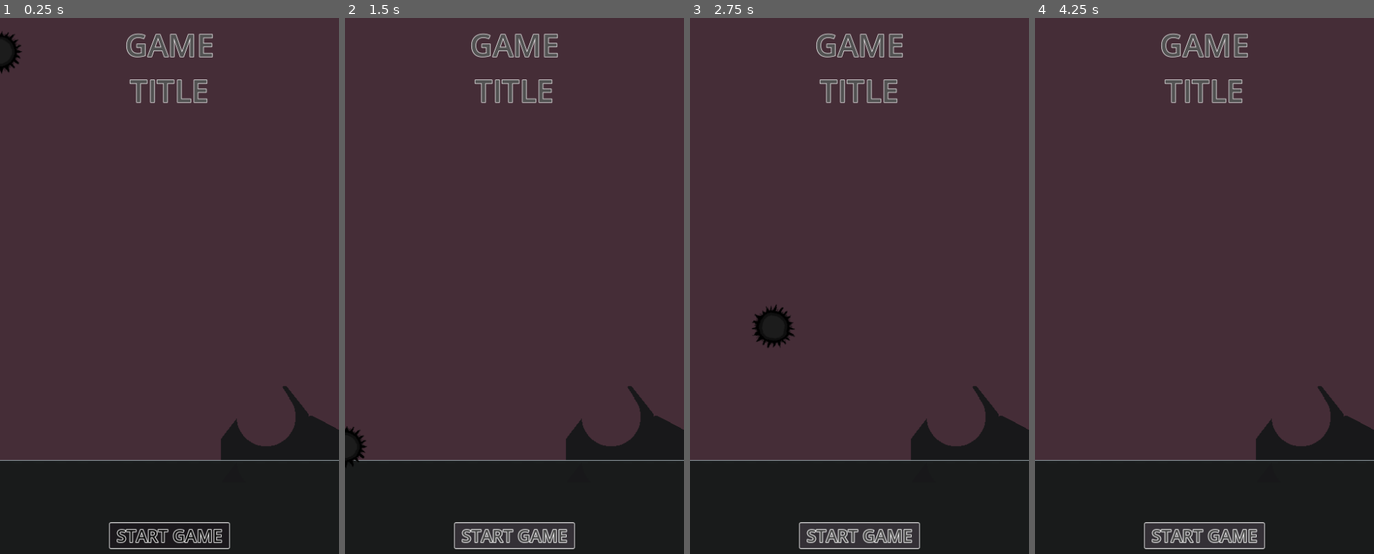
Above: before the commit, frames 1-4 (left to right).
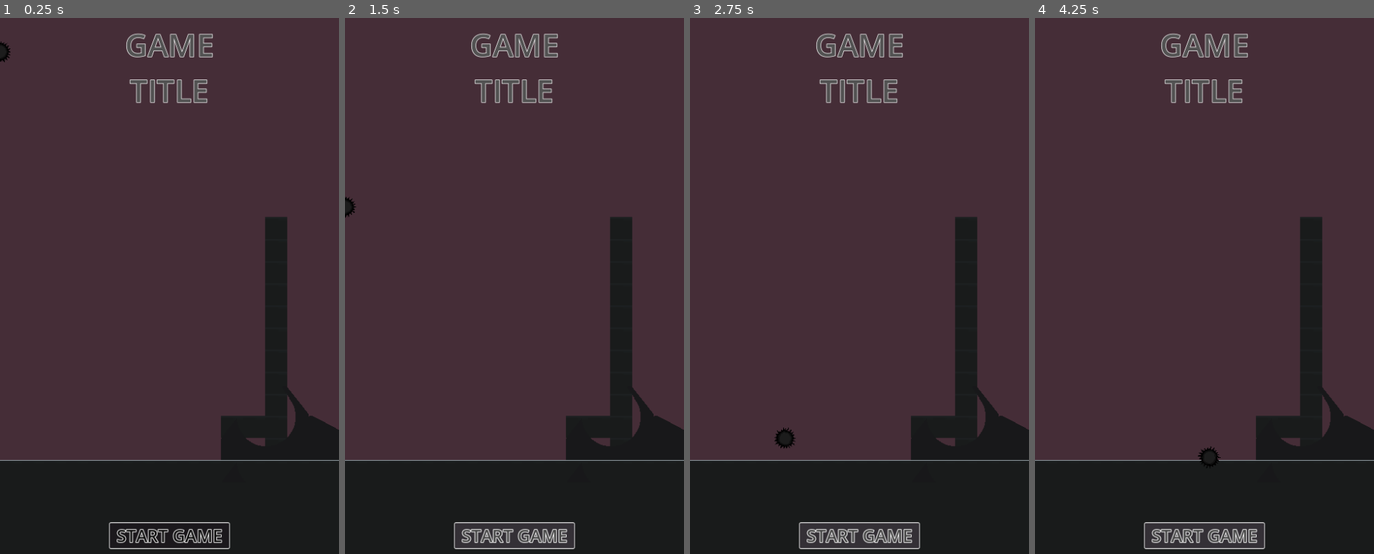
Above: after the commit, the same moments.

Repository: Arctia/42-GameJam
Game: Godot game, scene res://src/UI/title_screen.tscn
Two runs of this game, one before a commit and one after it. Both use one fixed random seed, a clock stepped at 60 frames per second and the inputs below. Before the commit the project has no main scene; this scene is started directly in both runs.
Inputs:
- Up to frame 1 (0.25 s): no input
- Up to frame 2 (1.5 s): click "START GAME" at 0.5 s; click "START GAME" at 1.25 s
- Up to frame 3 (2.75 s): tap Enter at 2 s; hold Right (move_right) from 2.03 s (still down); hold Down (duck, bound only after the commit) from 2.03 s (still down); tap Space (jump) at 2.27, 2.3, 2.57 s
- Up to frame 4 (4.25 s): release Down (duck, bound only after the commit) at 2.78 s; tap Space (jump) at 2.85, 3.02, 3.32, 3.8 s; tap Down (duck, bound only after the commit) at 3.05 s; release Right (move_right) at 3.53 s; hold A (move_left) from 3.53 s (still down); hold Down (duck, bound only after the commit) from 3.53 s (still down)

The runs differ from the first frame. In frame 1, 3.5% of the frame differs, in the area x 0-85%, y 2-80%; in frame 2, 3.6%; in frame 3, 4.0%, in the area x 18-85%, y 37-81%; in frame 4, 3.4%.

Commit message:
all conditions implemented

Diff:
--- a/project.godot
+++ b/project.godot
@@ -11,6 +11,7 @@
 [application]
 
 config/name="Rovent Wasteland"
+run/main_scene="res://src/UI/title_screen.tscn"
 config/features=PackedStringArray("4.0", "GL Compatibility")
 config/icon="res://icon.svg"
 
@@ -39,7 +40,7 @@
 , Object(InputEventKey,"resource_local_to_scene":false,"resource_name":"","device":-1,"window_id":0,"alt_pressed":false,"shift_pressed":false,"ctrl_pressed":false,"meta_pressed":false,"pressed":false,"keycode":0,"physical_keycode":4194320,"key_label":0,"unicode":0,"echo":false,"script":null)
 ]
 }
-move_down={
+duck={
 "deadzone": 0.5,
 "events": [Object(InputEventKey,"resource_local_to_scene":false,"resource_name":"","device":-1,"window_id":0,"alt_press …(182 unchanged characters)…
 , Object(InputEventKey,"resource_local_to_scene":false,"resource_name":"","device":-1,"window_id":0,"alt_pressed":false,"shift_pressed":false,"ctrl_pressed":false,"meta_pressed":false,"pressed":false,"keycode":0,"physical_keycode":83,"key_label":0,"unicode":115,"echo":false,"script":null)
--- a/src/UI/title_screen.tscn
+++ b/src/UI/title_screen.tscn
@@ -6,6 +6,7 @@
 [ext_resource type="PackedScene" uid="uid://x8ukfuvvqph" path="res://src/entities/ash.tscn" id="4_pmvk2"]
 
 [node name="TitleScreen" type="Control"]
+texture_filter = 1
 layout_mode = 3
 anchors_preset = 15
 anchor_right = 1.0
@@ -20,13 +21,16 @@
 [node name="map_bg" parent="Node2D" instance=ExtResource("3_jbddq")]
 
 [node name="map_md" parent="Node2D" instance=ExtResource("3_jbddq")]
-layer_0/tile_data = PackedInt32Array(1376255, 196608, 0, 144 …(1890 unchanged characters)…  0, 1572879, 65536, 0, 1638415, 65536, 0)
+layer_0/tile_data = PackedInt32Array(1376255, 196608, 0, 144 …(1890 unchanged characters)…  0, 1572879, 65536, 0, 1638415, 65536, 0, 1245196, 0, 0, 1179660, 0, 0, 1114124, 0, 0, 1048588, 0, 0, 983052, 0, 0, 917516, 0, 0, 851980, 0, 0, 786444, 0, 0, 720908, 0, 0, 655372, 0, 0, 589836, 0, 0, 1310719, 0, 0, 1245183, 0, 0, 1179647, 0, 0, 1114111, 0, 0, 1048575, 0, 0, 983039, 0, 0, 917503, 0, 0, 851967, 0, 0, 786431, 0, 0, 720895, 0, 0, 655359, 0, 0, 1179659, 0, 0, 1179658, 0, 0)
 
 [node name="map_fw" parent="Node2D" instance=ExtResource("3_jbddq")]
 layer_0/tile_data = PackedInt32Array(1179661, 983040, 7, 1048588, 917504, 5, 1114124, 917504, 6, 1179660, 917504, 7, 12 …(323 unchanged characters)…
 
 [node name="ash" parent="Node2D" instance=ExtResource("4_pmvk2")]
-ACC = 8.0
+scale = Vector2(0.5, 0.5)
+ACC = 10.0
+MAX_SPEED = 300.0
+JUMP = -400.0
 
 [node name="Label" type="Label" parent="."]
 layout_mode = 1
--- a/src/entities/ash.gd
+++ b/src/entities/ash.gd
@@ -3,18 +3,25 @@
 signal setup_ashes(total_ash, current_ash)
 signal consume_ashes(new_value)
 
+const JUMP_FORCE_STEPS : float = 5.
+
 @export var ACC:float = 0
 @export var MAX_SPEED:float = 400
-@export var JUMP:float = -700
+@export var JUMP:float = -500
 var FRICTION:float
 var moving:bool = false
 var idle:float = 0.0
+
+@onready var sprite = $Sprite2D
+@onready var collisionShape = $CollisionShape2D
+@onready var collapsedCShape = $CollapsedCollisionShape
 
 @export var ashes_full:float = 100000
 @export var ashes_amount:float = 100000
 
 var gravity:float = ProjectSettings.get_setting("physics/2d/default_gravity") *1.5
 var is_jumping:bool = true
+var is_ducking:bool = false
 
 func _ready():
 	FRICTION = ACC
@@ -22,6 +29,7 @@
 func _physics_process(delta):
 	if self.move(delta): self.reduce_ashes(delta)
 	self.jumping(delta)
+	self.ducking()
 	self.check_anim()
 	self.rotating(delta)
 	move_and_slide()
@@ -35,12 +43,38 @@
 	if velocity.x != 0: return true
 	return false
 
+
 func jumping(delta) -> void:
-	if not is_on_floor(): velocity.y += gravity * delta
-	elif Input.is_action_just_pressed("jump") and self.ashes_amount > 0:
-		velocity.y += JUMP
-		self.ashes_amount -= abs(JUMP) * delta
-		consume_ashes.emit(self.ashes_amount)
+	if not is_on_floor() and is_jumping and not is_on_wall(): velocity.y += gravity * delta
+	elif is_jumping and is_on_wall_only():
+		if velocity.y < 0:
+			velocity.y = 0.
+		velocity.y += gravity/10. * delta
+	else:
+		is_jumping = false
+		collisionShape.set_deferred("disabled", false)
+
+	if Input.is_action_pressed("jump") and not is_jumping and not is_ducking: #and self.ashes_amount > 0:
+		velocity.y += JUMP/JUMP_FORCE_STEPS
+		if abs(velocity.y) > abs(JUMP) - abs(JUMP/JUMP_FORCE_STEPS): is_jumping = true
+		if not collisionShape.disabled:
+			collisionShape.set_deferred("disabled", true)
+#		self.ashes_amount -= abs(JUMP) * delta
+#		consume_ashes.emit(self.ashes_amount)
+	elif Input.is_action_just_released("jump"): is_jumping = true
+	if is_jumping:
+		collisionShape.set_deferred("disabled", true)
+
+
+func ducking() -> void:
+	if Input.is_action_pressed("duck"):
+		collisionShape.set_deferred("disabled", true)
+		is_jumping = true
+	else:
+		if collisionShape.disabled and not is_jumping:
+			collisionShape.set_deferred("disabled", false)
+	is_ducking = collisionShape.disabled
+
 
 func reduce_ashes(delta) -> void:
 	if self.ashes_amount > 0:
@@ -52,10 +86,10 @@
 	if velocity.x != 0:
 		self.idle = 0
 		var grad:float = velocity.x / 100
-		self.rotate(deg_to_rad(grad))
+		sprite.rotate(deg_to_rad(grad))
 	else:
 		self.idle += delta
-		self.rotation = move_toward(self.rotation, 0.0, delta * 3)
+		sprite.rotation = move_toward(sprite.rotation, 0.0, delta * 3)
 
 func check_anim() -> void:
 	if velocity == Vector2(0,0): self.open_eyes()
--- a/src/entities/ash.tscn
+++ b/src/entities/ash.tscn
@@ -18,10 +18,15 @@
 shader = ExtResource("1_7el0b")
 shader_parameter/noise = SubResource("NoiseTexture2D_skocy")
 
+[sub_resource type="CircleShape2D" id="CircleShape2D_bunyr"]
+radius = 8.0
+
 [sub_resource type="CircleShape2D" id="CircleShape2D_hmren"]
-radius = 28.2843
+custom_solver_bias = 1.0
+radius = 28.0
 
 [node name="ash" type="CharacterBody2D"]
+floor_stop_on_slope = false
 script = ExtResource("1_ekyna")
 
 [node name="Sprite2D" type="Sprite2D" parent="."]
@@ -30,6 +35,9 @@
 
 [node name="Sprite2D2" type="Sprite2D" parent="."]
 
+[node name="CollapsedCollisionShape" type="CollisionShape2D" parent="."]
+shape = SubResource("CircleShape2D_bunyr")
+
 [node name="CollisionShape2D" type="CollisionShape2D" parent="."]
 shape = SubResource("CircleShape2D_hmren")
 
--- a/src/tilemap/tile_map.tscn
+++ b/src/tilemap/tile_map.tscn
@@ -13,11 +13,11 @@
 0:0/0 = 0
 0:0/0/physics_layer_0/linear_velocity = Vector2(0, 0)
 0:0/0/physics_layer_0/angular_velocity = 0.0
-0:0/0/physics_layer_0/polygon_0/points = PackedVector2Array(-8, -8, 8, -8, 8, 8, -8, 8)
+0:0/0/physics_layer_0/polygon_0/points = PackedVector2Array(-16, -16, 16, -16, 16, 16, -16, 16)
 1:0/0 = 0
 1:0/0/physics_layer_0/linear_velocity = Vector2(0, 0)
 1:0/0/physics_layer_0/angular_velocity = 0.0
-1:0/0/physics_layer_0/polygon_0/points = PackedVector2Array(-8, -8, 8, -8, 8, 8, -8, 8)
+1:0/0/physics_layer_0/polygon_0/points = PackedVector2Array(-16, -16, 16, -16, 16, 16, -16, 16)
 2:0/0 = 0
 2:0/0/physics_layer_0/linear_velocity = Vector2(0, 0)
 2:0/0/physics_layer_0/angular_velocity = 0.0
@@ -165,7 +165,7 @@
 3:0/0 = 0
 3:0/0/physics_layer_0/linear_velocity = Vector2(0, 0)
 3:0/0/physics_layer_0/angular_velocity = 0.0
-3:0/0/physics_layer_0/polygon_0/points = PackedVector2Array(-8, -8, 8, -8, 8, 8, -8, 8)
+3:0/0/physics_layer_0/polygon_0/points = PackedVector2Array(-16, -16, 16, -16, 16, 16, -16, 16)
 5:3/0 = 0
 5:3/0/physics_layer_0/linear_velocity = Vector2(0, 0)
 5:3/0/physics_layer_0/angular_velocity = 0.0
Not shown: 1 places in src/entities/ash.tscn that only renumber resources
